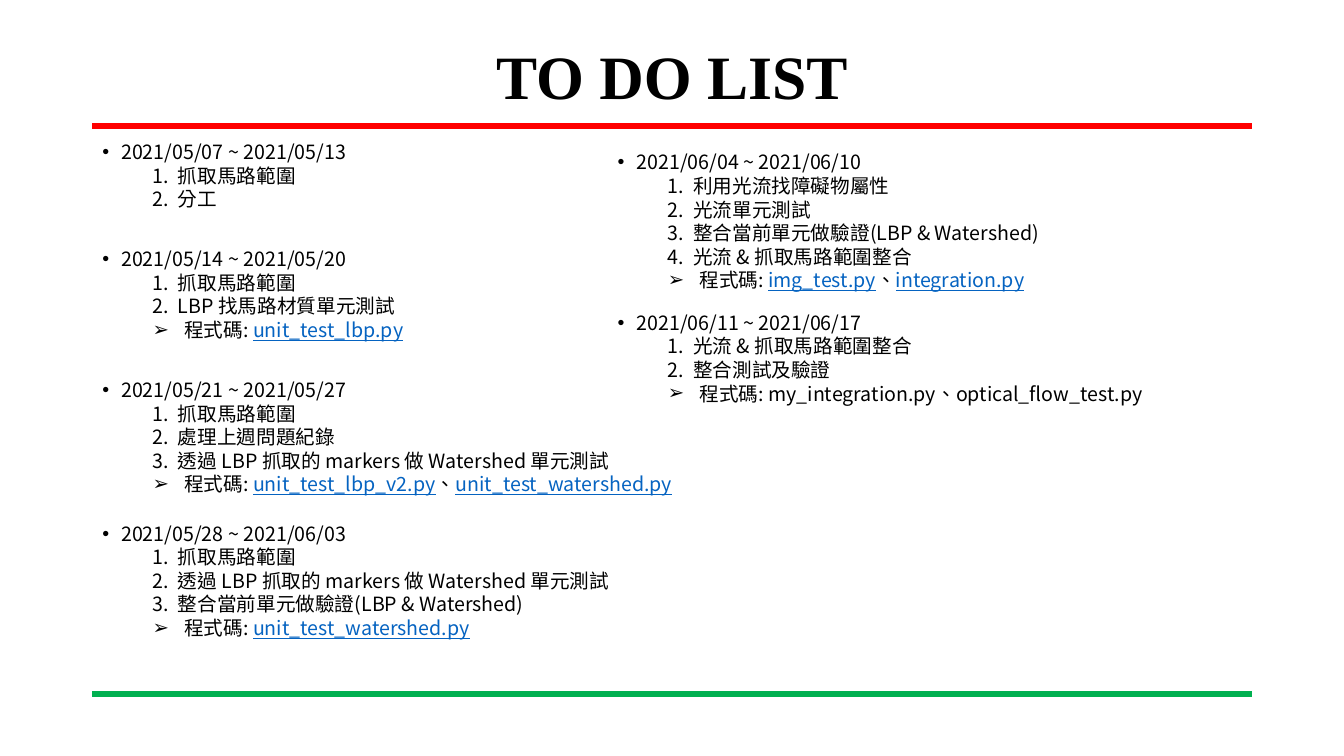
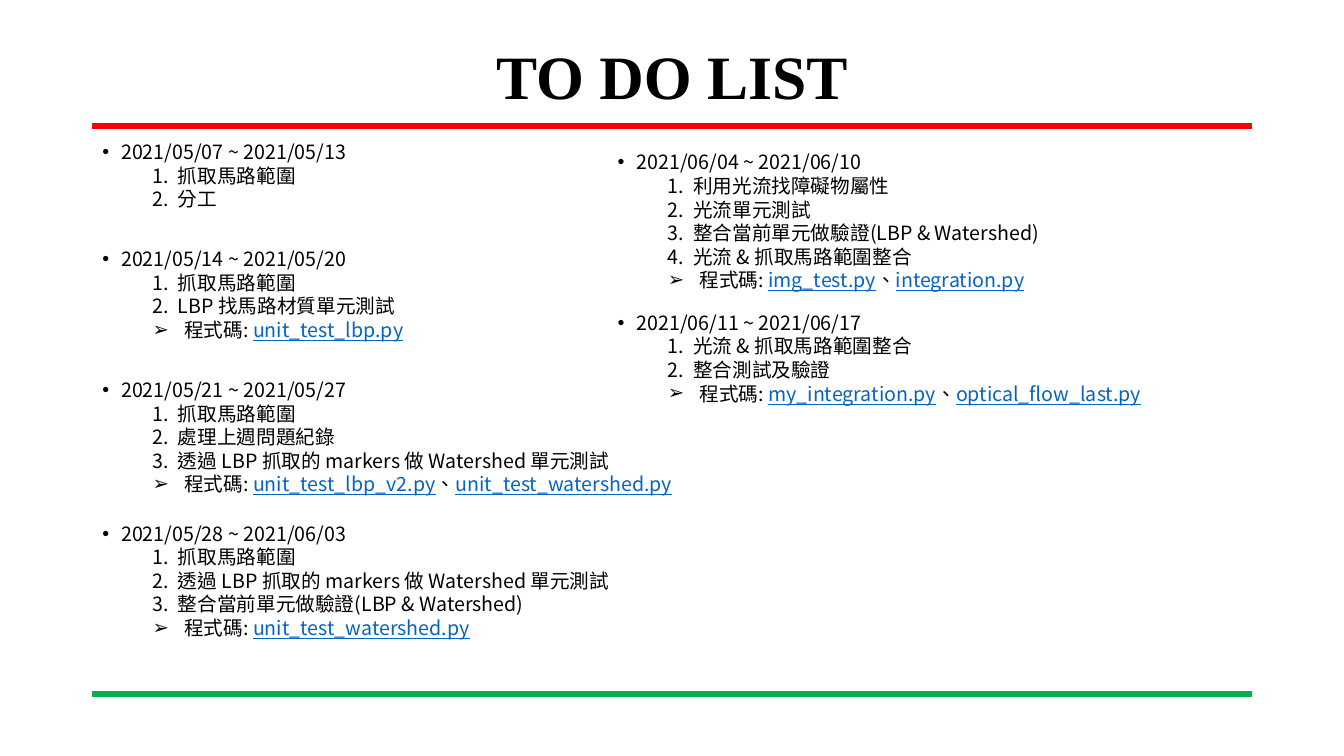
Before and after one commit to Sapphire1002/Embbeded, a slide deck: slide 2 of 嵌入式影像處理_0618.pptx. Drawn at 1344x756 pixels with LibreOffice and Linux fonts; fonts in the diff are those of the drawing; background and template pictures are left out. Boxes give left, top, right and bottom in pixels: in the first picture for what was removed or moved away, otherwise in the second. Text is boxed around its words. In the diff, an @@ line names an element or a change of style, - is before the commit and + after.

```diff
--- a/嵌入式影像處理_0618.pptx
+++ b/嵌入式影像處理_0618.pptx
@@ text at bbox=[699, 384, 1141, 406]: text changed; text colour #000000 to #0563C1 @@
-  ➢ 程式碼: my_integration.py、optical_flow_test.py
+  ➢ 程式碼: my_integration.py、optical_flow_last.py
```
Also in this commit, not shown: 1 other slide changed.
